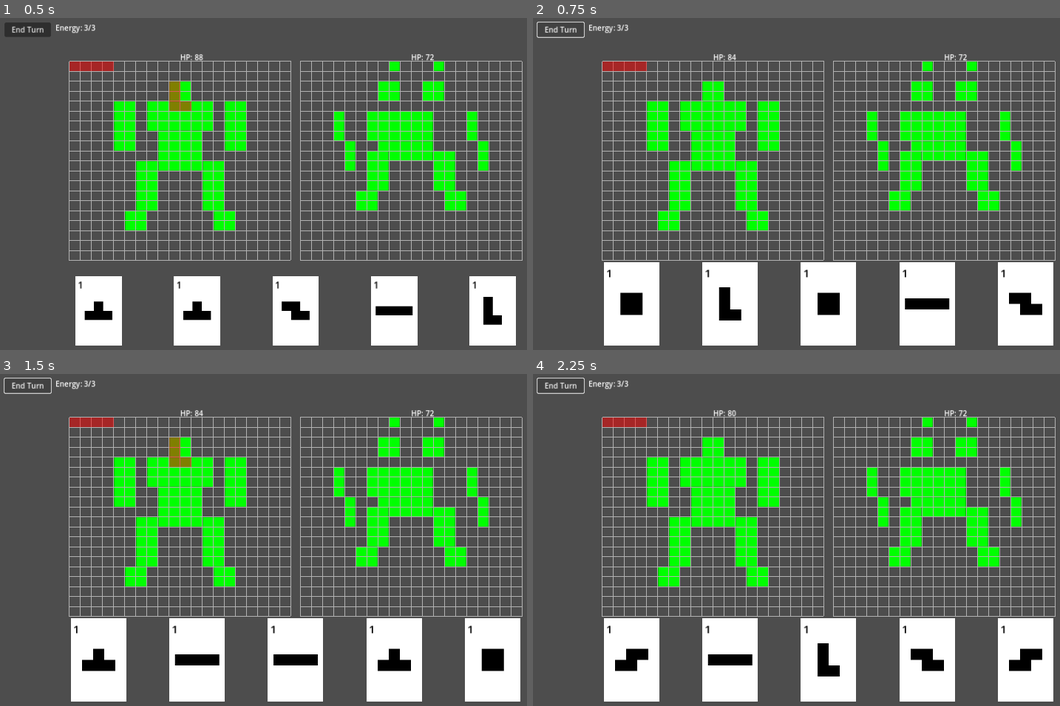
Above: before the commit, frames 1-4 (two rows, left to right).
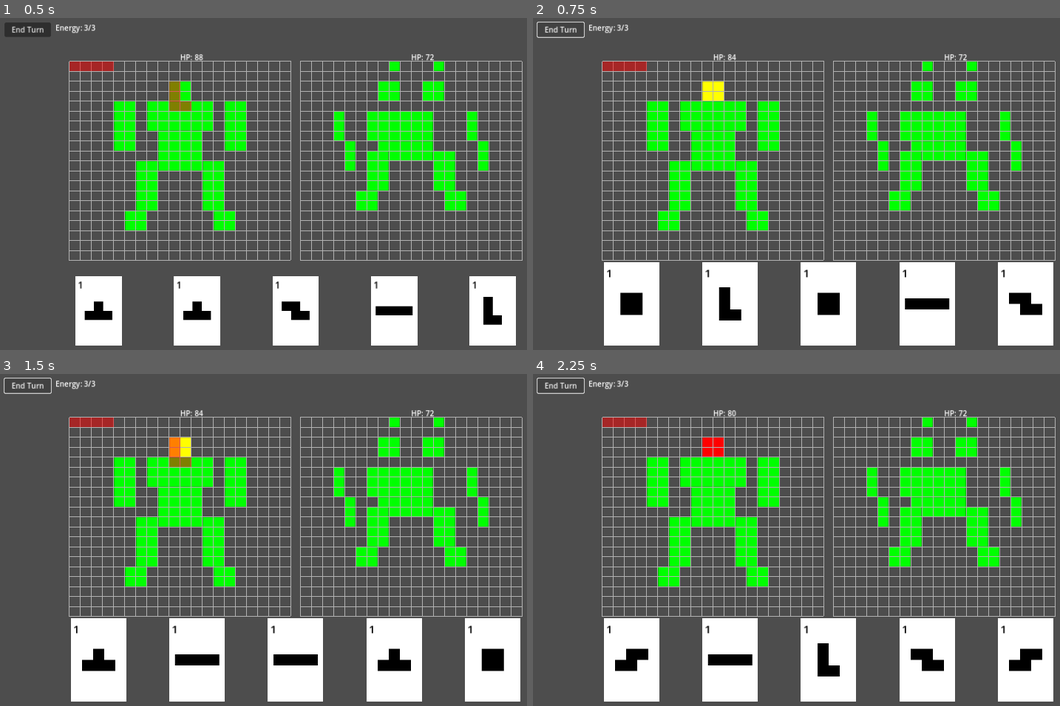
Above: after the commit, the same moments.

Repository: dBinet/SquirrelAttack
Game: Godot game, scene res://scenes/Main.tscn
Same seed, same stepped clock (60 frames per second), same inputs: the game is played once before the commit and once after it.
Inputs:
- Up to frame 1 (0.5 s): no input
- Up to frame 2 (0.75 s): click "End Turn" at 0.5 s
- Up to frame 3 (1.5 s): click "End Turn" at 1.25 s
- Up to frame 4 (2.25 s): click "End Turn" at 2 s

Frame 1 is identical in both runs. In frame 2, 0.2% of the frame differs, in the area x 32-37%, y 19-25%; in frame 3, 0.2%; in frame 4, 0.2%.

Commit message:
Fix sprite color update after damage

Diff:
--- a/scripts/CharacterData.gd
+++ b/scripts/CharacterData.gd
@@ -439,6 +439,7 @@
         _health_initialized = false
         _current_health.clear()
         _max_health.clear()
+        _textures.clear()
         _initialize_health()
 
 static func damage_group(name: String, group: String, amount: int) -> void:
@@ -451,6 +452,7 @@
         var remaining: int = max(int(groups[group]) - amount, 0)
         groups[group] = remaining
         _current_health[name] = groups
+        _textures.erase(name)
 
 static func get_group_health(name: String, group: String) -> int:
         _initialize_health()
